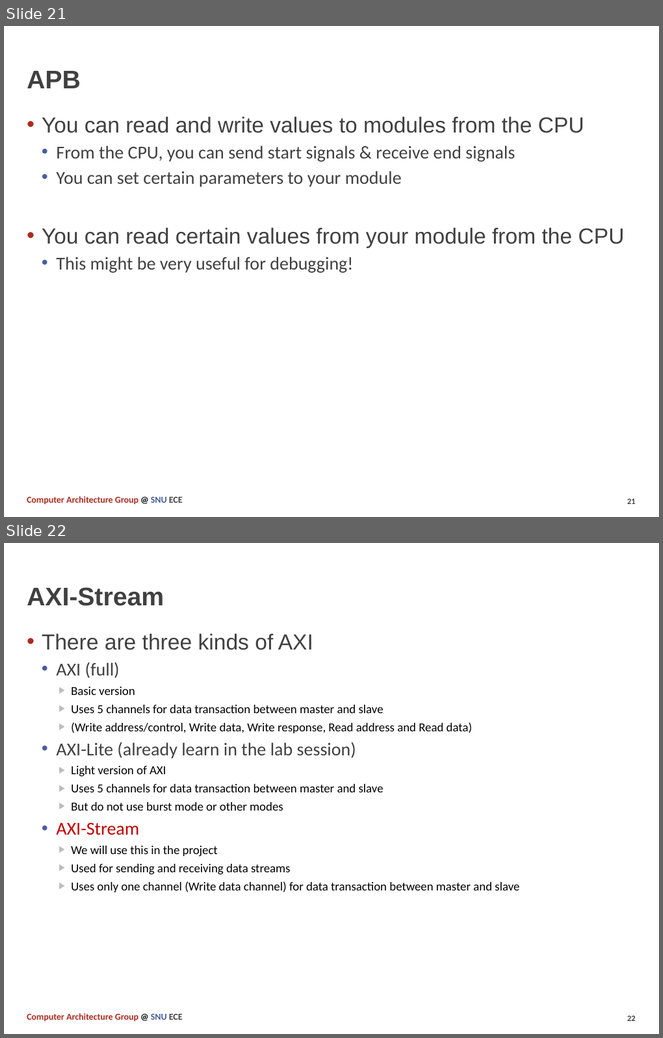
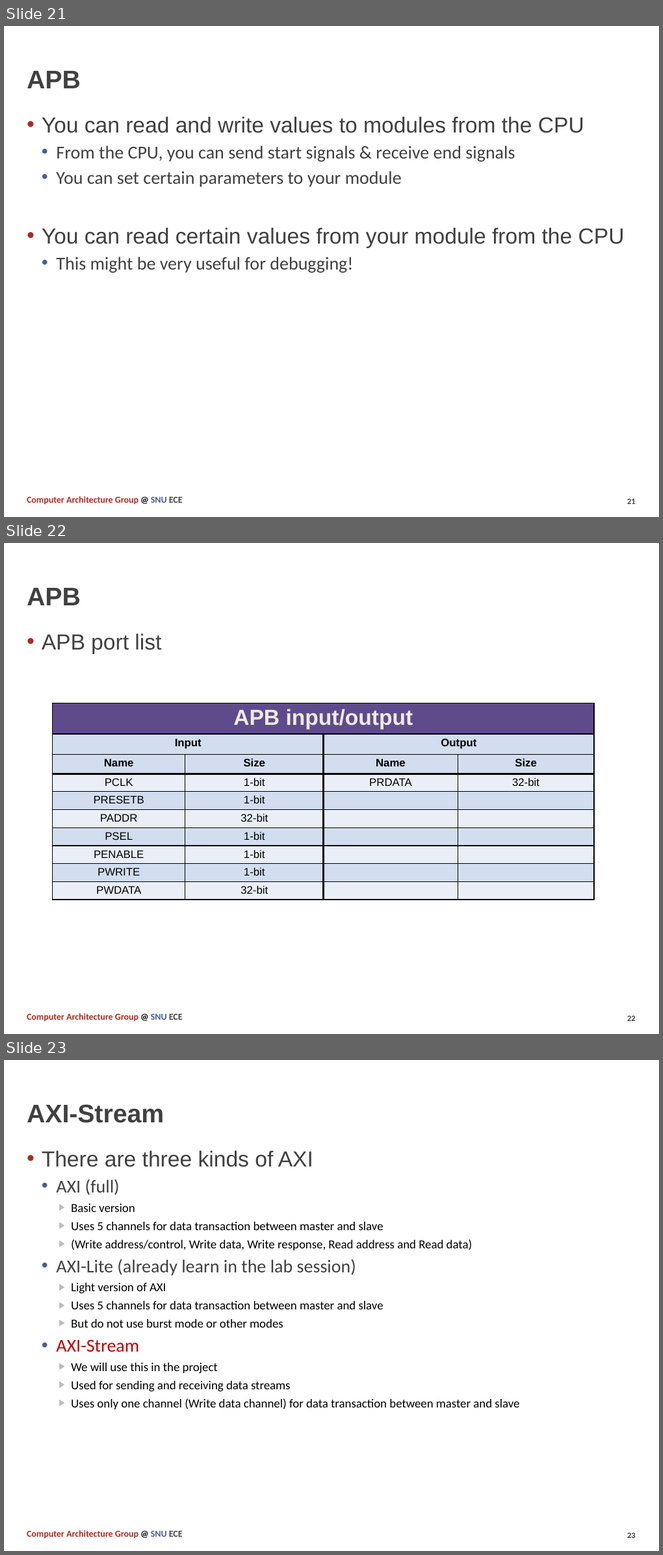
Before and after one commit to SNU-Comparch-Classes/ECE-315.A_2021_Fall_Final_Project, a slide deck: docs/Term_Project.pptx. Shown one above the other, each under a label of ours: slides 21 and 22 before the commit, slides 21, 22 and 23 after it. The pictures are 663x1038 and 663x1555 pixels, drawn with LibreOffice and Linux fonts; fonts in the diff are those of the drawing. Boxes give left, top, right and bottom in pixels: in the first picture for what was removed or moved away, otherwise in the second. Text is boxed around its words. In the diff, an @@ line names an element or a change of style, - is before the commit and + after.

```diff
--- a/docs/Term_Project.pptx
+++ b/docs/Term_Project.pptx
@@ slide 22 added at [4, 543, 659, 1034], background #FFFFFF; not listed: 2 template elements that a slide beside it also shows @@
@@ title added at [27, 588, 81, 605], 28 pt, text #404040, bold @@
+APB
@@ text added at [42, 633, 161, 654], 24 pt, text #404040 @@
+• APB port list
@@ table added at [53, 703, 594, 900], 10 rows, 4 columns @@
+APB input/output |  |  | 
+Input |  | Output | 
+Name | Size | Name | Size
+PCLK | 1-bit | PRDATA | 32-bit
+PRESETB | 1-bit |  | 
+PADDR | 32-bit |  | 
+PSEL | 1-bit |  | 
+PENABLE | 1-bit |  | 
+PWRITE | 1-bit |  | 
+PWDATA | 32-bit |  | 
@@ what was slide 22 is now slide 23 @@
```
Also in this commit, not shown: 4 slides changed.
